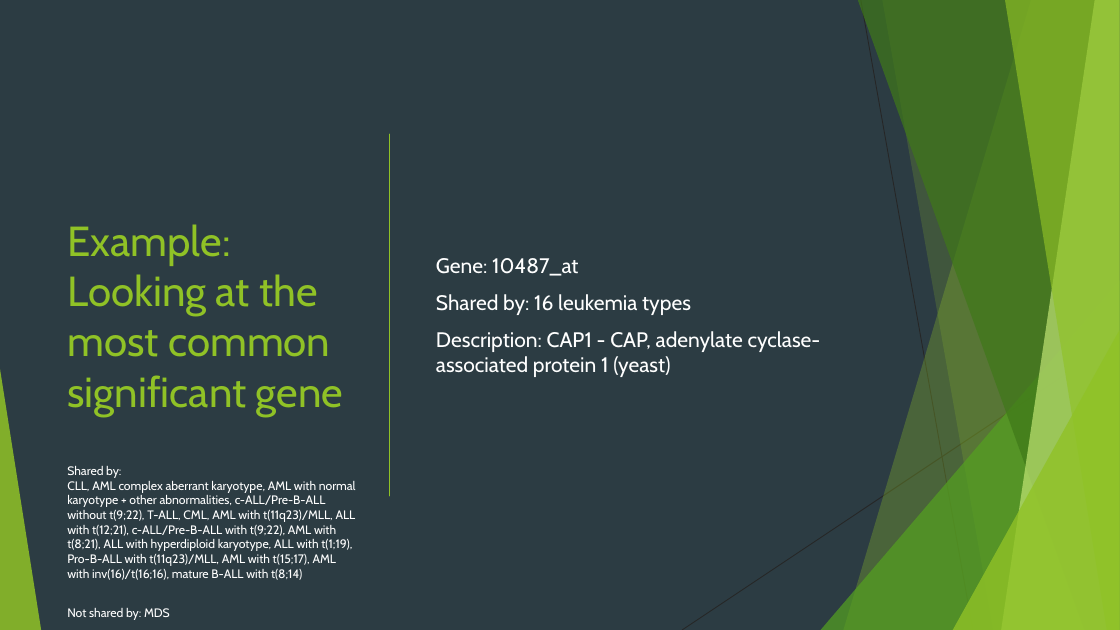
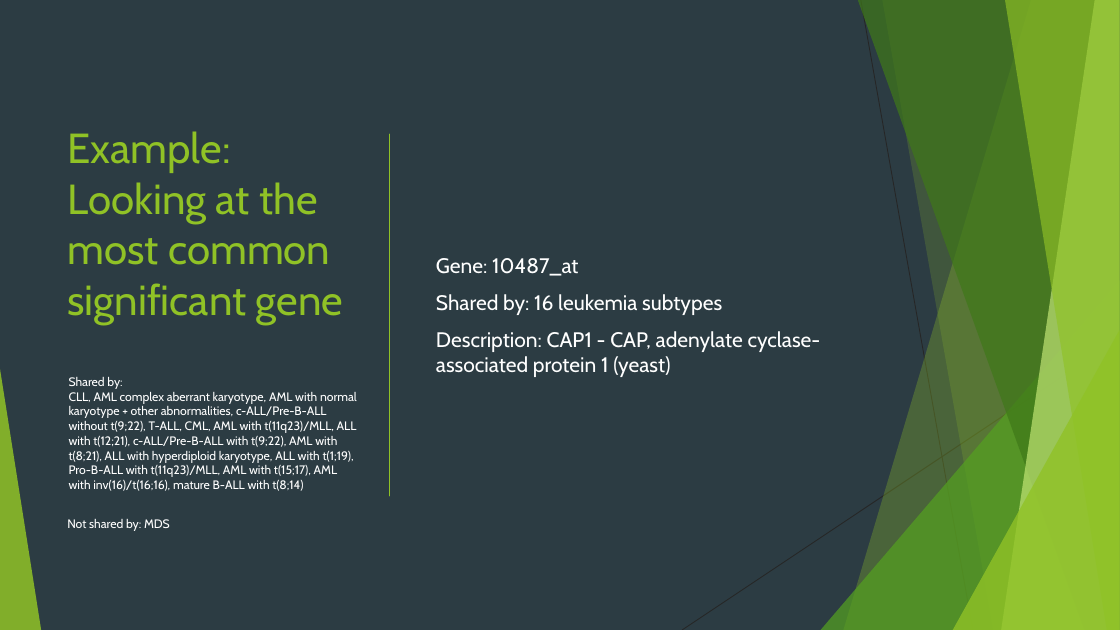
Before and after one commit to nowei/leukemia-classification, a slide deck: slide 10 of Leukemia Detection.pptx. Drawn at 1120x630 pixels with LibreOffice and Linux fonts; fonts in the diff are those of the drawing. Boxes give left, top, right and bottom in pixels: in the first picture for what was removed or moved away, otherwise in the second. Text is boxed around its words. In the diff, an @@ line names an element or a change of style, - is before the commit and + after.

```diff
--- a/Leukemia Detection.pptx
+++ b/Leukemia Detection.pptx
@@ title "Example: Looking at the most ...": place and size @@
-title "Example: Looking at the most ..." at [67, 224, 343, 417]
+title "Example: Looking at the most ..." at [67, 131, 343, 325]
@@ text at [436, 294, 722, 315]: text changed @@
-Shared by: 16 leukemia types
+Shared by: 16 leukemia subtypes
@@ text "Shared by:": place and size @@
-text "Shared by:" at [67, 466, 356, 580]
+text "Shared by:" at [69, 377, 357, 491]
@@ text "Not shared by: MDS": place and size @@
-text "Not shared by: MDS" at [67, 608, 170, 620]
+text "Not shared by: MDS" at [67, 519, 170, 531]
```
Also in this commit, not shown: 13 other slides changed, 10 slides added, 6 slides removed, 15 other files.
